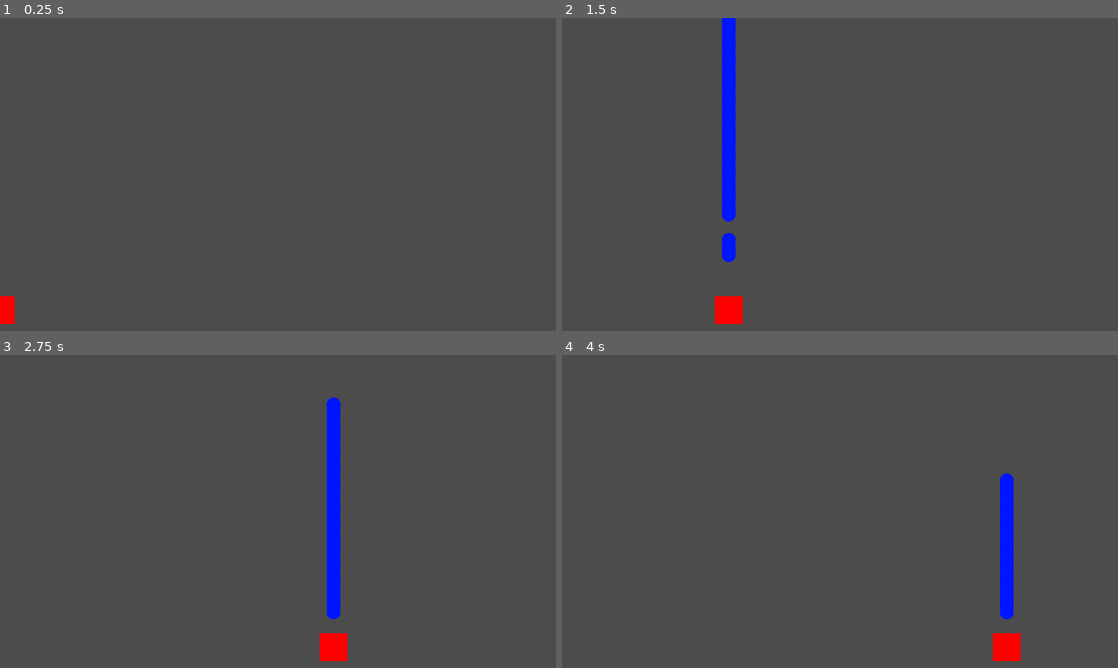
Above: before the commit, frames 1-4 (two rows, left to right).
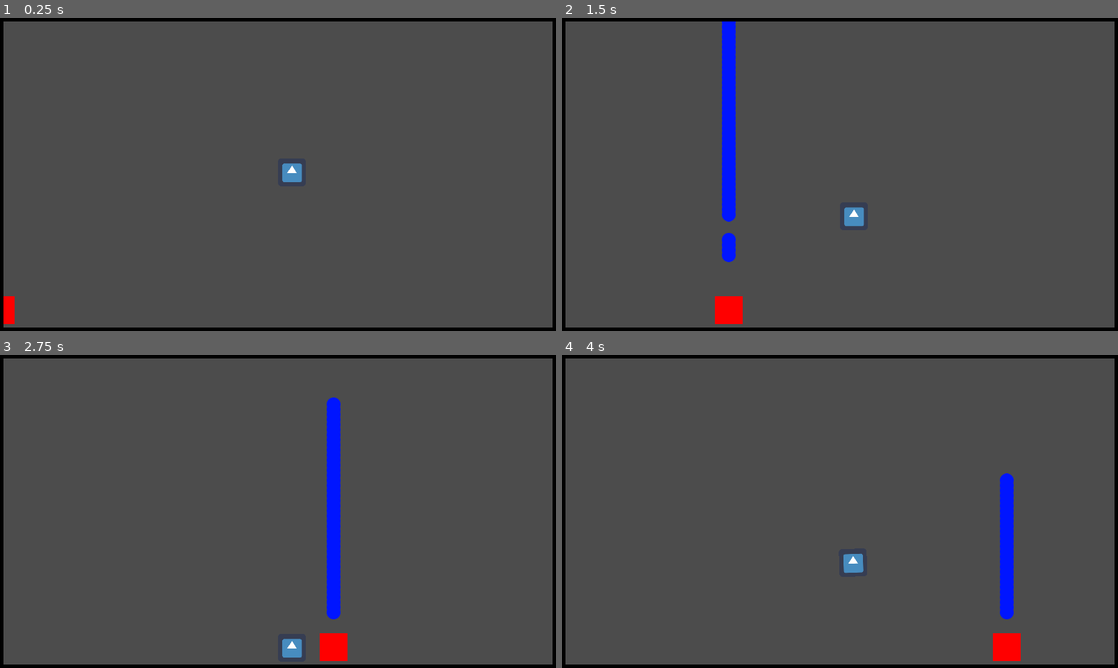
Above: after the commit, the same moments.

Repository: djalexkidd/ping-blast
Game: Godot game, scene res://scenes/Game.tscn
Two runs of this game, one before a commit and one after it. Both use one fixed random seed, a clock stepped at 60 frames per second and the inputs below. The engine's default icon, where the game draws it, is replaced by a stand-in: a white triangle on a blue panel in a dark square.
Inputs (mouse positions are in pixels of both pictures, inside the frame that each line leads up to):
- Up to frame 1 (0.25 s): no input
- Up to frame 2 (1.5 s): move the mouse to (962, 158) at 0.52 s; press the mouse at (962, 158) at 0.53 s; move the mouse to (728, 190) at 1.27 s; release the mouse at (728, 190) at 1.28 s; click (728, 190) at 1.35 s
- Up to frame 3 (2.75 s): move the mouse to (333, 442) at 2.02 s; press the mouse at (333, 442) at 2.03 s
- Up to frame 4 (4 s): move the mouse to (812, 574) at 2.77 s; release the mouse at (812, 574) at 2.78 s; click (812, 574) at 2.85 s; move the mouse to (1006, 558) at 3.52 s; press the mouse at (1006, 558) at 3.53 s

The runs differ from the first frame. In frame 1, 3.7% of the frame differs, in the area x 0-100%, y 0-100%; in frame 2, 3.7%; in frame 3, 3.7%; in frame 4, 3.7%.

Commit message:
C'est broken

Diff:
--- /dev/null
+++ b/scenes/Ball.tscn
@@ -0,0 +1,32 @@
+[gd_scene load_steps=5 format=2]
+
+[ext_resource path="res://icon.png" type="Texture" id=1]
+
+[sub_resource type="PhysicsMaterial" id=1]
+bounce = 1.0
+
+[sub_resource type="RectangleShape2D" id=2]
+extents = Vector2( 32, 32 )
+
+[sub_resource type="RectangleShape2D" id=3]
+extents = Vector2( 32, 32 )
+
+[node name="Ball" type="RigidBody2D"]
+collision_layer = 4
+collision_mask = 7
+physics_material_override = SubResource( 1 )
+
+[node name="Sprite" type="Sprite" parent="."]
+texture = ExtResource( 1 )
+
+[node name="CollisionShape2D" type="CollisionShape2D" parent="."]
+shape = SubResource( 2 )
+
+[node name="Area2D" type="Area2D" parent="."]
+collision_layer = 0
+collision_mask = 2
+
+[node name="CollisionShape2D" type="CollisionShape2D" parent="Area2D"]
+shape = SubResource( 3 )
+
+[connection signal="body_entered" from="Area2D" to="." method="_on_Area2D_body_entered"]
--- a/scenes/Game.tscn
+++ b/scenes/Game.tscn
@@ -1,8 +1,78 @@
-[gd_scene load_steps=2 format=2]
+[gd_scene load_steps=4 format=2]
 
 [ext_resource path="res://scenes/Player.tscn" type="PackedScene" id=1]
+[ext_resource path="res://scenes/Ball.tscn" type="PackedScene" id=2]
+
+[sub_resource type="RectangleShape2D" id=1]
+extents = Vector2( 664, 24 )
 
 [node name="Game" type="Node2D"]
 
 [node name="Player" parent="." instance=ExtResource( 1 )]
 position = Vector2( 160, 672 )
+
+[node name="Ball" parent="." instance=ExtResource( 2 )]
+position = Vector2( 672, 352 )
+script = null
+
+[node name="StaticBody2D" type="StaticBody2D" parent="."]
+
+[node name="ColorRect" type="ColorRect" parent="StaticBody2D"]
+margin_left = -24.0
+margin_top = 712.0
+margin_right = 1304.0
+margin_bottom = 760.0
+color = Color( 0, 0, 0, 1 )
+__meta__ = {
+"_edit_use_anchors_": false
+}
+
+[node name="ColorRect2" type="ColorRect" parent="StaticBody2D"]
+margin_left = 1320.0
+margin_top = -568.0
+margin_right = 2648.0
+margin_bottom = -520.0
+rect_rotation = 90.0
+color = Color( 0, 0, 0, 1 )
+__meta__ = {
+"_edit_use_anchors_": false
+}
+
+[node name="CollisionShape2D" type="CollisionShape2D" parent="StaticBody2D"]
+position = Vector2( 640, 736 )
+shape = SubResource( 1 )
+
+[node name="CollisionShape2D2" type="CollisionShape2D" parent="StaticBody2D"]
+position = Vector2( 1296, 96 )
+rotation = 1.5708
+shape = SubResource( 1 )
+
+[node name="ColorRect3" type="ColorRect" parent="StaticBody2D"]
+margin_left = 8.00006
+margin_top = -568.0
+margin_right = 1336.0
+margin_bottom = -520.0
+rect_rotation = 90.0
+color = Color( 0, 0, 0, 1 )
+__meta__ = {
+"_edit_use_anchors_": false
+}
+
+[node name="CollisionShape2D3" type="CollisionShape2D" parent="StaticBody2D"]
+position = Vector2( -15.9999, 96 )
+rotation = 1.5708
+shape = SubResource( 1 )
+
+[node name="ColorRect4" type="ColorRect" parent="StaticBody2D"]
+margin_left = -40.0
+margin_top = -40.0
+margin_right = 1288.0
+margin_bottom = 8.0
+color = Color( 0, 0, 0, 1 )
+__meta__ = {
+"_edit_use_anchors_": false
+}
+
+[node name="CollisionShape2D4" type="CollisionShape2D" parent="StaticBody2D"]
+position = Vector2( 624, -16 )
+shape = SubResource( 1 )
